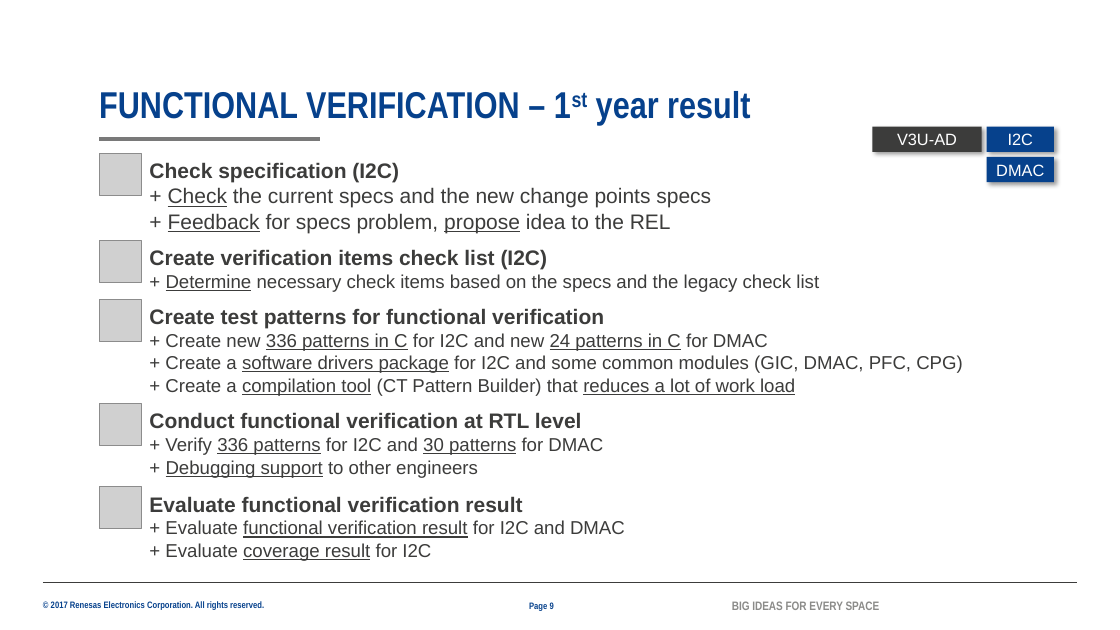
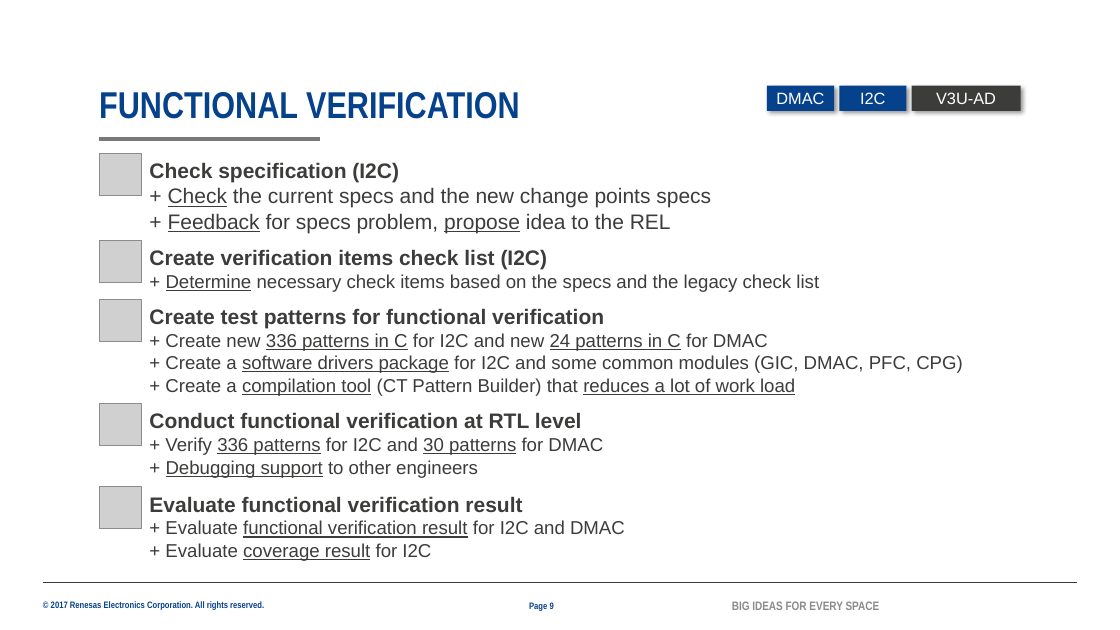
Before and after one commit to lesyhau/bridge, a slide deck: slide 9 of mms.pptx. Drawn at 1120x630 pixels with LibreOffice and Linux fonts; fonts in the diff are those of the drawing; grey boxes stand for pictures; background and template pictures are left out. Boxes give left, top, right and bottom in pixels: in the first picture for what was removed or moved away, otherwise in the second. Text is boxed around its words. In the diff, an @@ line names an element or a change of style, - is before the commit and + after.

```diff
--- a/mms.pptx
+++ b/mms.pptx
@@ mirrored in 3 elements at bbox=[912, 86, 1021, 111], bbox=[839, 86, 907, 111], bbox=[767, 86, 834, 111] @@
@@ rectangle "DMAC": place and size @@
-rectangle "DMAC" at bbox=[987, 157, 1054, 182]
+rectangle "DMAC" at bbox=[767, 86, 834, 111]
@@ rectangle "I2C": place and size @@
-rectangle "I2C" at bbox=[987, 127, 1054, 152]
+rectangle "I2C" at bbox=[839, 86, 907, 111]
@@ rectangle "V3U-AD": place and size @@
-rectangle "V3U-AD" at bbox=[873, 127, 982, 152]
+rectangle "V3U-AD" at bbox=[912, 86, 1021, 111]
@@ title at bbox=[99, 92, 520, 119]: text changed @@
-FUNCTIONAL VERIFICATION – 1st year result
+FUNCTIONAL VERIFICATION
```
Also in this commit, not shown: 9 other slides changed.
